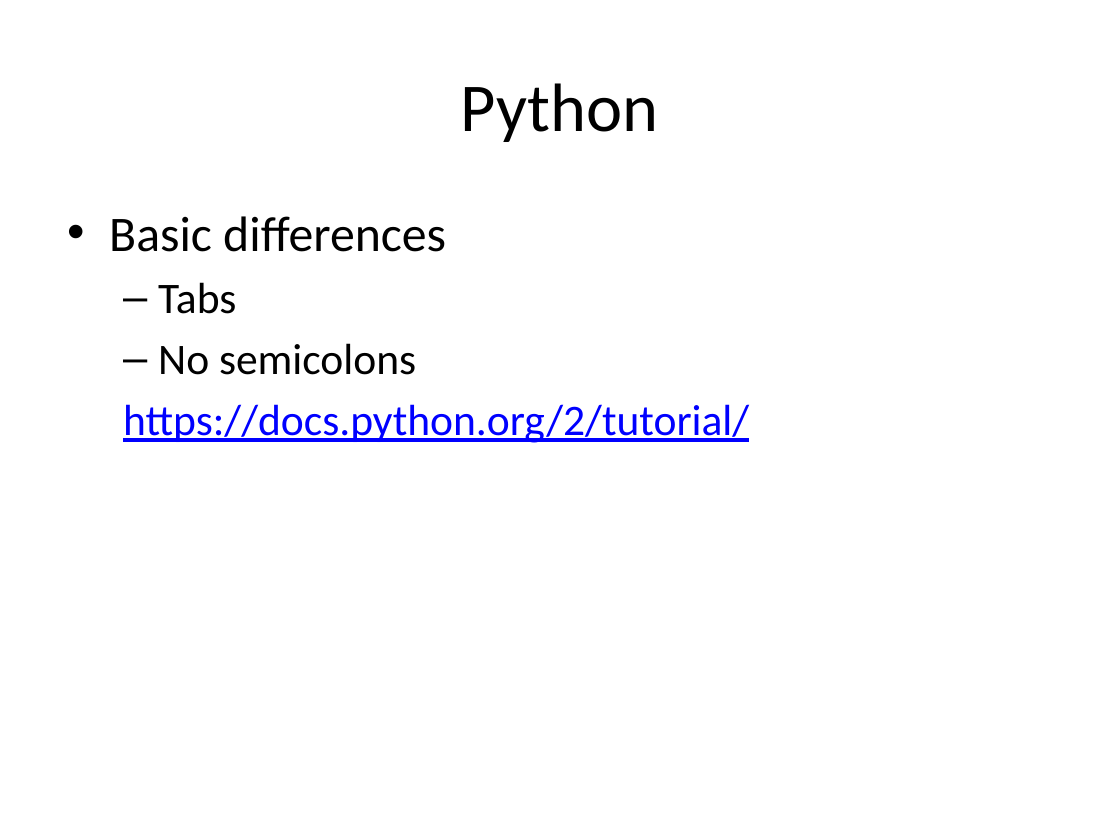
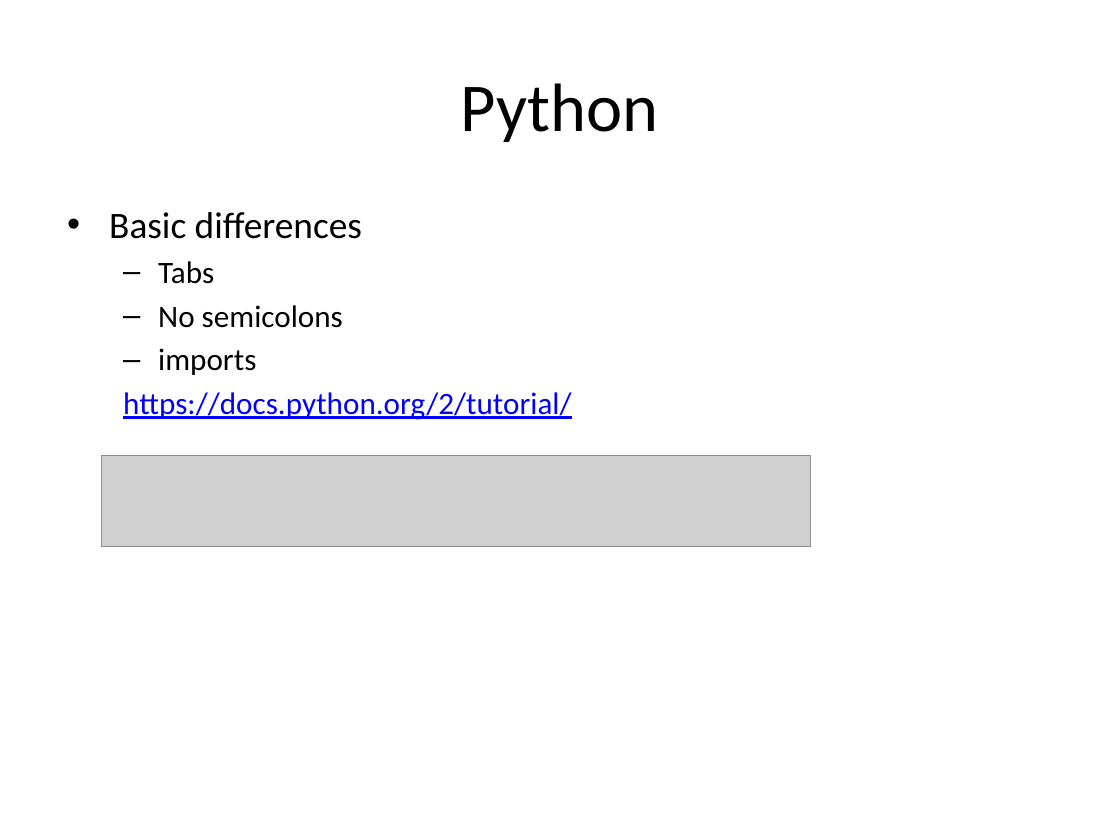
Before and after one commit to nulinspiratie/SilQ, a slide deck: slide 4 of personal/Steffi/How to presentation.pptx. Drawn at 1120x840 pixels with LibreOffice and Linux fonts; fonts in the diff are those of the drawing; grey boxes stand for pictures. Boxes give left, top, right and bottom in pixels: in the first picture for what was removed or moved away, otherwise in the second. Text is boxed around its words. In the diff, an @@ line names an element or a change of style, - is before the commit and + after.

```diff
--- a/personal/Steffi/How to presentation.pptx
+++ b/personal/Steffi/How to presentation.pptx
@@ text at (109, 212, 571, 420): size 32 to 24 pt in "Basic differences"; size 28 to 20 pt in "Tabs", "No semicolons", "https://docs.python.org/2/tutorial/"; less space between paragraphs @@
@@ text at (158, 348, 256, 375): paragraph added @@
+  – imports
@@ picture added at (102, 455, 811, 545) @@
```
Also in this commit, not shown: 7 other slides changed, 3 slides added, 2 slides removed, 2 other files.
